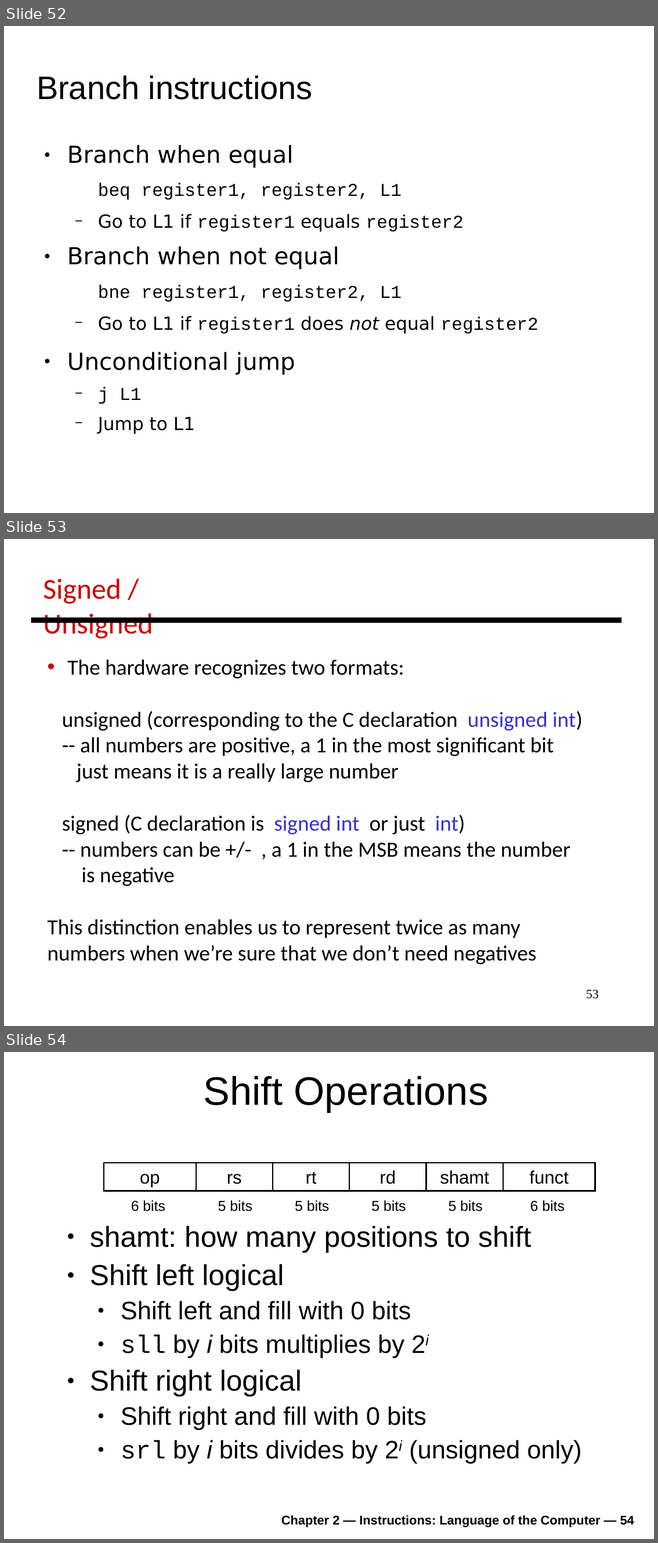
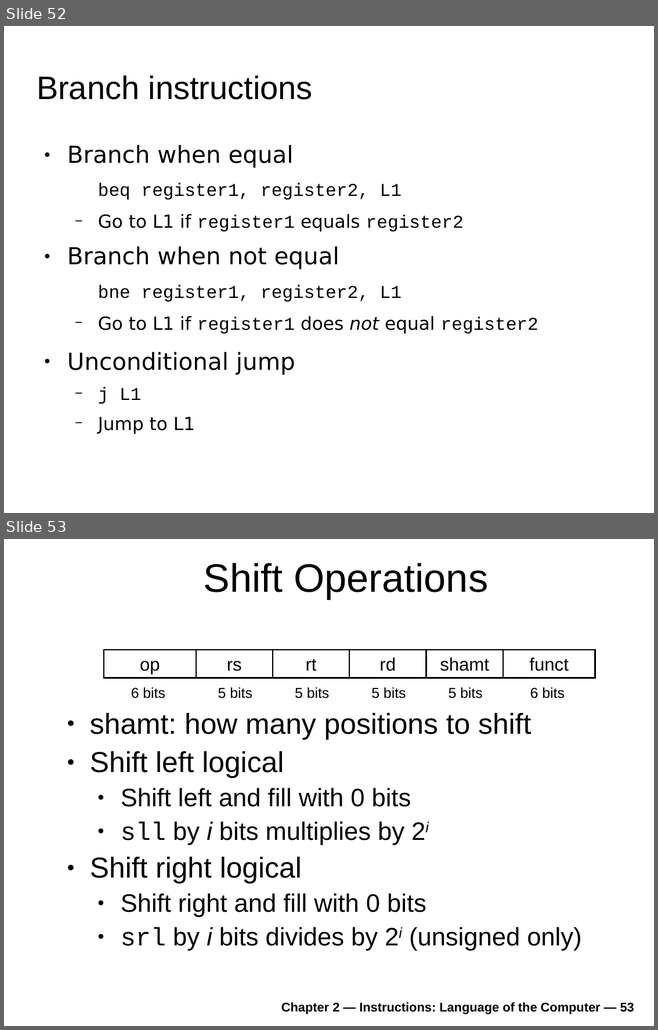
Before and after one commit to antonburtsev/cs3810, a slide deck: lectures/lecture04-mips/lecture-04-mips.odp. Shown one above the other, each under a label of ours: slides 52, 53 and 54 before the commit, slides 52 and 53 after it. The pictures are 658x1543 and 658x1030 pixels, drawn with LibreOffice and Linux fonts; fonts in the diff are those of the drawing. Boxes give left, top, right and bottom in pixels: in the first picture for what was removed or moved away, otherwise in the second. Text is boxed around its words. In the diff, an @@ line names an element or a change of style, - is before the commit and + after.

```diff
--- a/lectures/lecture04-mips/lecture-04-mips.odp
+++ b/lectures/lecture04-mips/lecture-04-mips.odp
@@ slide 53 removed at (4, 539, 654, 1026), background #FFFFFF @@
@@ text removed at (43, 578, 152, 639) @@
-Signed / Unsigned
@@ line removed from (31, 620) to (621, 620) @@
@@ text removed at (48, 660, 582, 965) @@
-• The hardware recognizes two formats:
-unsigned (corresponding to the C declaration unsigned int)
--- all numbers are positive, a 1 in the most significant bit
-just means it is a really large number
-signed (C declaration is signed int or just int)
--- numbers can be +/- , a 1 in the MSB means the number
-is negative
-This distinction enables us to represent twice as many
-numbers when we’re sure that we don’t need negatives
@@ page number removed at (586, 990, 598, 999) @@
-53
@@ what was slide 54 is now slide 53 @@
@@ text at (281, 1002, 634, 1015): text changed @@
-Chapter 2 — Instructions: Language of the Computer — 54
+Chapter 2 — Instructions: Language of the Computer — 53
```
Also in this commit, not shown: 2 slides changed, 2 slides added, 2 other files.
